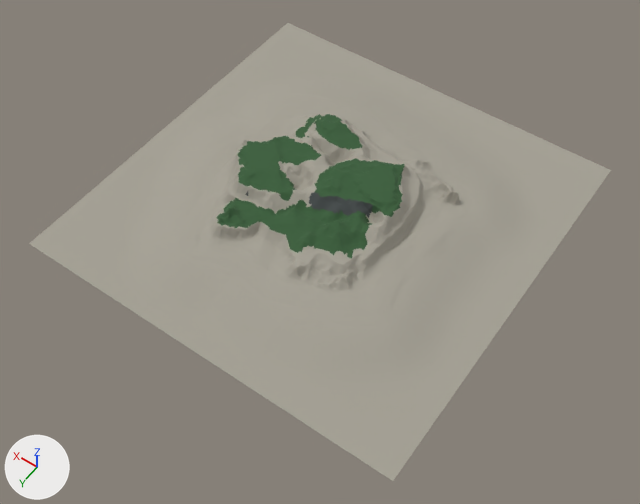
The glTF model models/ilan.gltf as it was, and as the next commit left it.
The view is the same before and after, from a 50 mm camera at (-3.18, 4.61, 6.44) aimed at (-0.19, 0.42, -0.14). Every picture has the same lights, and +X, +Y and +Z are marked at lower left. Vertices at the same position are counted once.

Objects in the first picture: 'ilan-col'.
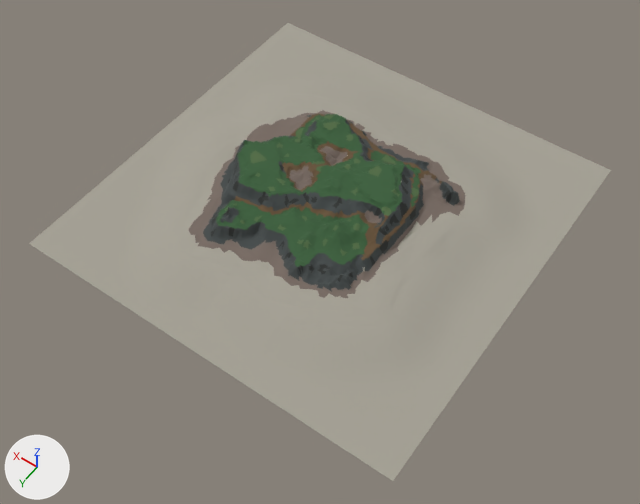
Location of each change, (x1, y1, x2, y2) in pixels of the pictures (640 x 504 px; the box of a moved part takes in the faces that stretch with it):
part 1 of me_landscape_001, moved or reshaped
    both: (360, 205, 382, 224)
part 2 of me_landscape_001, moved or reshaped
    both: (290, 139, 359, 192)
part 3 of me_landscape_001, recoloured (grey to green)
    both: (216, 114, 421, 267)
part 4 of me_landscape_001, recoloured
    both: (203, 114, 460, 292)
part 5 of me_landscape_001, recoloured
    both: (189, 110, 465, 298)
part 6 of me_landscape_001, recoloured (grey to brown)
    both: (236, 114, 442, 260)
part 7 of me_landscape_001, recoloured (grey to green)
    both: (295, 137, 419, 256)
part 8 of me_landscape_001, recoloured (grey to black)
    both: (211, 136, 451, 282)
part 9 of me_landscape_001, recoloured (green to grey)
    both: (220, 121, 400, 223)
part 10 of me_landscape_001, recoloured (green to brown)
    both: (235, 117, 372, 226)
part 11 of me_landscape_001, recoloured
    both: (225, 115, 399, 255)
part 12 of me_landscape_001, recoloured
    both: (223, 194, 382, 215)
part 13 of me_landscape_001, recoloured
    both: (311, 197, 342, 208)

The change, as a diff of the scene's bpy script:
```diff
--- a/models/ilan.gltf.py
+++ b/models/ilan.gltf.py
@@ mat_light_grass @@
+mat_light_grass = principled_material('Light Grass')
+mat_light_grass.base_color = (0.0823, 0.147, 0.0561)  # dark green #516b43
+mat_light_grass.roughness = 1.0
@@ mat_dark_stone @@
+mat_dark_stone = principled_material('Dark Stone')
+mat_dark_stone.base_color = (0.0307, 0.0343, 0.0319)  # black #313432
+mat_dark_stone.roughness = 1.0
@@ mat_dirt @@
+mat_dirt = principled_material('Dirt')
+mat_dirt.base_color = (0.136, 0.0844, 0.0409)  # brown #675239
+mat_dirt.roughness = 1.0
@@ mat_mud @@
+mat_mud = principled_material('Mud')
+mat_mud.base_color = (0.191, 0.15, 0.127)  # brown #796c64
+mat_mud.roughness = 1.0
@@ me_landscape_001 @@
 me_landscape_001.from_pydata(...)  # 6505 vertices, 13004 faces; spans x -2.0..2.0, y -2.0..2.0, z 0.0..0.42
 # verts and faces of me_landscape_001; kept vertices keep their numbers, new ones are numbered from 6505
+# me_landscape_001 part 1
+for i in [1307, 1308, 1351, 1385, 1387, 1388, 1389, 1456]: verts[i] += (0.0, 0.0, 0.03)
+for i in [1230, 1269, 1423, 1454, 1455, 1457, 1495, 1527, 4835]: verts[i] += (0.0, 0.0, 0.02)
+verts[1267] = (-0.58, 0.07, 0.31)  # moved, pixel (378, 215)
+verts[1268] = (-0.61, 0.09, 0.31)  # moved, pixel (379, 218)
+verts[1270] = (-0.6, 0.17, 0.32)  # moved, pixel (374, 223)
+verts[4874] = (-0.47, 0.13, 0.3)  # moved, pixel (364, 215)
+verts[1306] = (-0.57, 0.1, 0.28)  # moved, pixel (375, 220)
+verts[1386] = (-0.54, 0.08, 0.28)  # moved, pixel (373, 217)
+# me_landscape_001 part 2
+# 12 vertices are removed from x 0.05..0.23, y -0.4..0.25, z 0.28..0.37
+# 69 faces are deleted
+# 41 vertices in x 0.06..0.35, y -0.39..0.21, z 0.27..0.33 move by (0.0, 0.0, 0.04)
+# 31 vertices in x 0.02..0.34, y -0.37..0.25, z 0.31..0.34 move by (0.0, 0.0, 0.02)
+# 30 vertices in x 0.0..0.38, y -0.42..0.26, z 0.32..0.38 move by (0.0, 0.0, 0.01)
+# 29 vertices in x 0.02..0.36, y -0.35..0.24, z 0.28..0.34 move by (0.0, 0.0, 0.03)
+# 25 vertices in x 0.06..0.34, y -0.36..0.21, z 0.24..0.3 move by (0.0, 0.0, 0.05)
+# 20 vertices in x 0.04..0.32, y -0.36..-0.24, z 0.23..0.3 move by (0.0, 0.0, 0.06)
+# 4 vertices move within x 0.07..0.21, y -0.42..0.27, z 0.32..0.37
+# 12 vertices are added at x 0.05..0.23, y -0.4..0.25, z 0.32..0.38
+# 25 new faces join them, mat_mud (brown #796c64)
+# 44 new faces join them, mat_dirt (brown #675239)
+# me_landscape_001 part 3: 629 faces spanning x -0.76..0.93, y -0.75..0.96, z 0.21..0.41 switch from mat_sand (grey #a6a296) to mat_grass (dark green #3a5f3b)
+# me_landscape_001 part 4: 2743 faces spanning x -1.03..1.01, y -0.89..1.09, z 0.12..0.42 switch from mat_sand (grey #a6a296) to mat_stone (dark grey #454b4b)
+# me_landscape_001 part 5: 1460 faces spanning x -1.11..1.15, y -0.99..1.18, z 0.12..0.39 switch from mat_sand (grey #a6a296) to mat_mud (brown #796c64)
+# me_landscape_001 part 6: 791 faces spanning x -0.81..0.95, y -0.86..0.61, z 0.17..0.41 switch from mat_sand (grey #a6a296) to mat_dirt (brown #675239)
+# me_landscape_001 part 7: 46 faces spanning x -0.72..0.57, y -0.68..0.72, z 0.25..0.41 switch from mat_sand (grey #a6a296) to mat_light_grass (dark green #516b43)
+# me_landscape_001 part 8: 313 faces spanning x -1.01..1.02, y -0.86..1.04, z 0.13..0.41 switch from mat_sand (grey #a6a296) to mat_dark_stone (black #313432)
+# me_landscape_001 part 9: 124 faces spanning x -0.71..0.92, y -0.66..0.92, z 0.23..0.41 switch from mat_grass (dark green #3a5f3b) to mat_stone (dark grey #454b4b)
+# me_landscape_001 part 10: 162 faces spanning x -0.6..0.71, y -0.7..0.63, z 0.21..0.35 switch from mat_grass (dark green #3a5f3b) to mat_dirt (brown #675239)
+# me_landscape_001 part 11: 222 faces spanning x -0.69..0.77, y -0.72..0.83, z 0.25..0.42 switch from mat_grass (dark green #3a5f3b) to mat_light_grass (dark green #516b43)
+# me_landscape_001 part 12: 20 faces spanning x -0.62..0.68, y 0.04..0.85, z 0.21..0.38 switch from mat_grass (dark green #3a5f3b) to mat_dark_stone (black #313432)
+# me_landscape_001 part 13: 26 faces spanning x -0.25..0.02, y 0.13..0.3, z 0.33..0.38 switch from mat_stone (dark grey #454b4b) to mat_dark_stone (black #313432)
```
